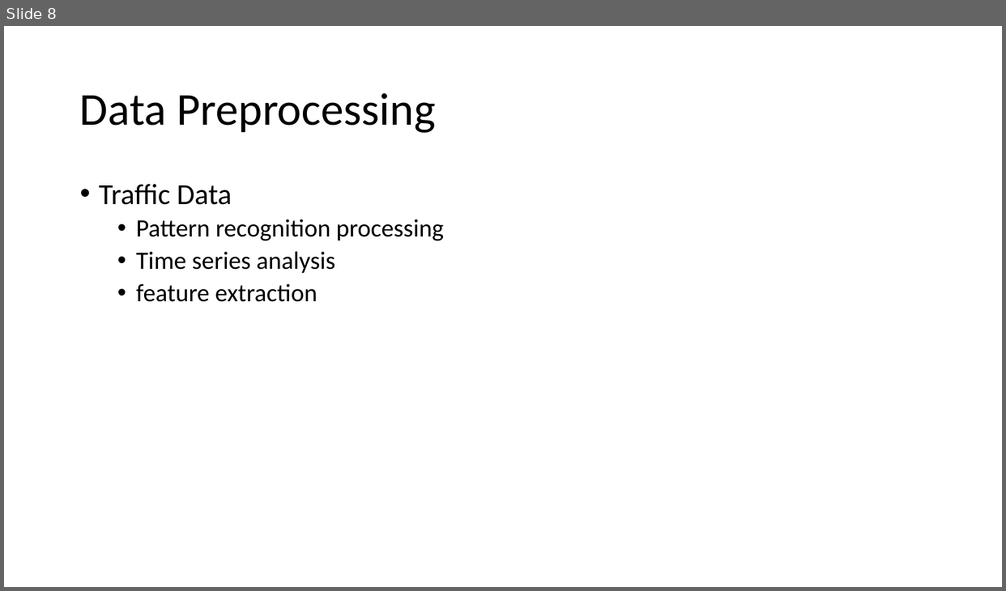
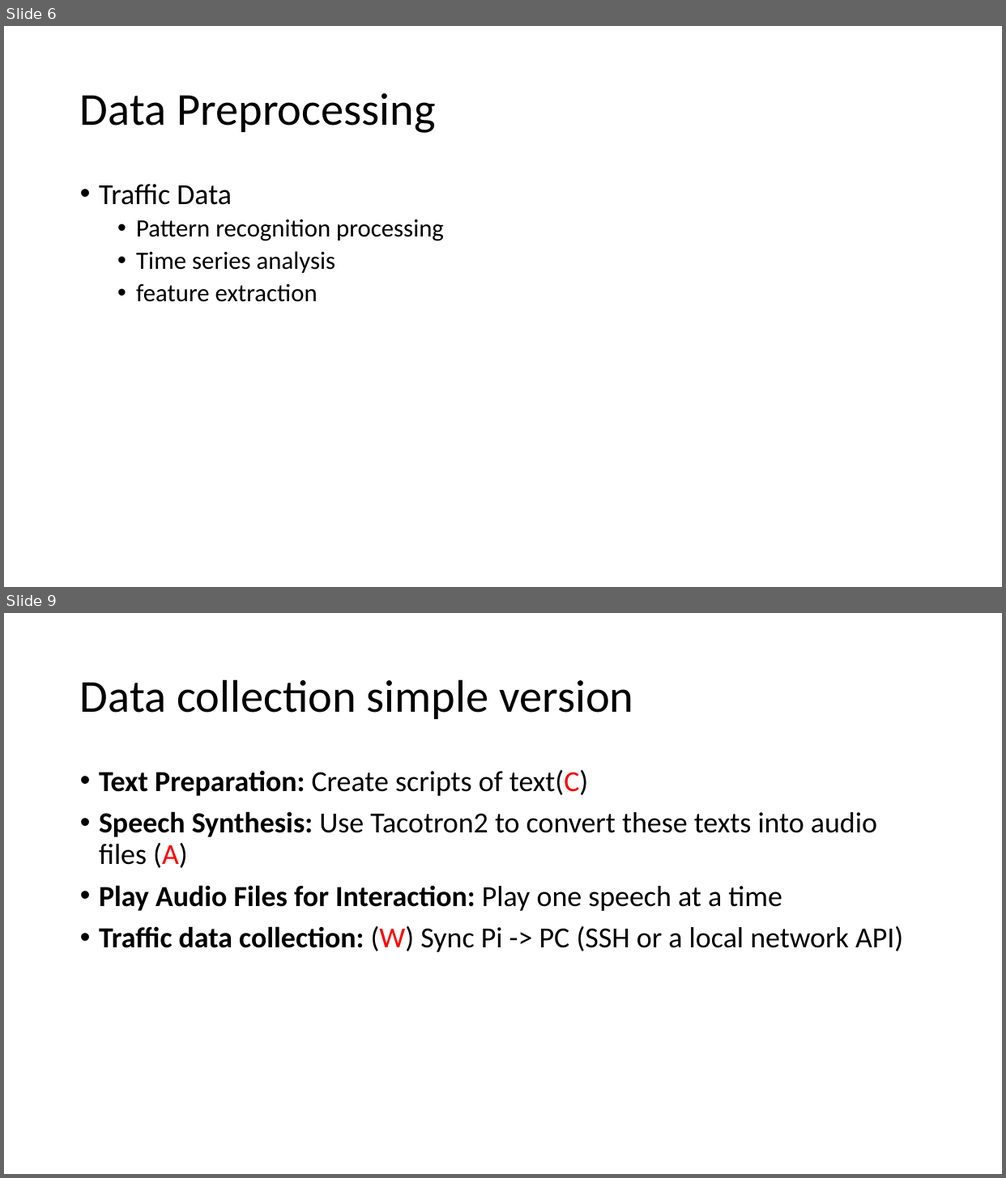
Before and after one commit to GXG-CS/Pi-Alexa, a slide deck: Presentation1.pptx. Shown one above the other, each under a label of ours: slide 8 before the commit, slides 6 and 9 after it; the slides between them are not shown. The pictures are 1006x591 and 1006x1178 pixels, drawn with LibreOffice and Linux fonts; fonts in the diff are those of the drawing. Boxes give left, top, right and bottom in pixels: in the first picture for what was removed or moved away, otherwise in the second. Text is boxed around its words. In the diff, an @@ line names an element or a change of style, - is before the commit and + after.

```diff
--- a/Presentation1.pptx
+++ b/Presentation1.pptx
@@ slide 9 added at (x1=4, y1=613, x2=1002, y2=1174), background #FFFFFF @@
@@ title added at (x1=80, y1=679, x2=633, y2=719), 44 pt, text #000000 @@
+Data collection simple version
@@ text added at (x1=99, y1=770, x2=903, y2=952), 28 pt, text #000000 @@
+• Text Preparation: Create scripts of text(C)
+• Speech Synthesis: Use Tacotron2 to convert these texts into audio files (A)
+• Play Audio Files for Interaction: Play one speech at a time
+• Traffic data collection: (W) Sync Pi -> PC (SSH or a local network API)
@@ what was slide 8 is now slide 6 @@
```
Also in this commit, not shown: 3 slides changed, 2 other slides added, 1 slide removed, 1 other file.
